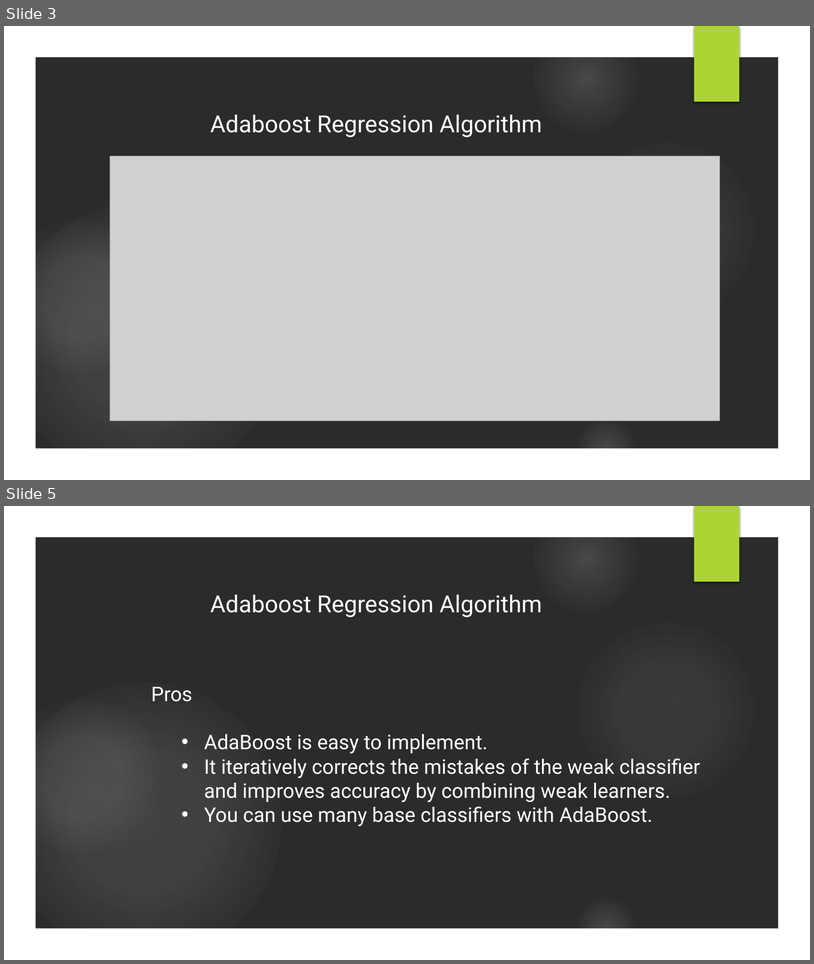
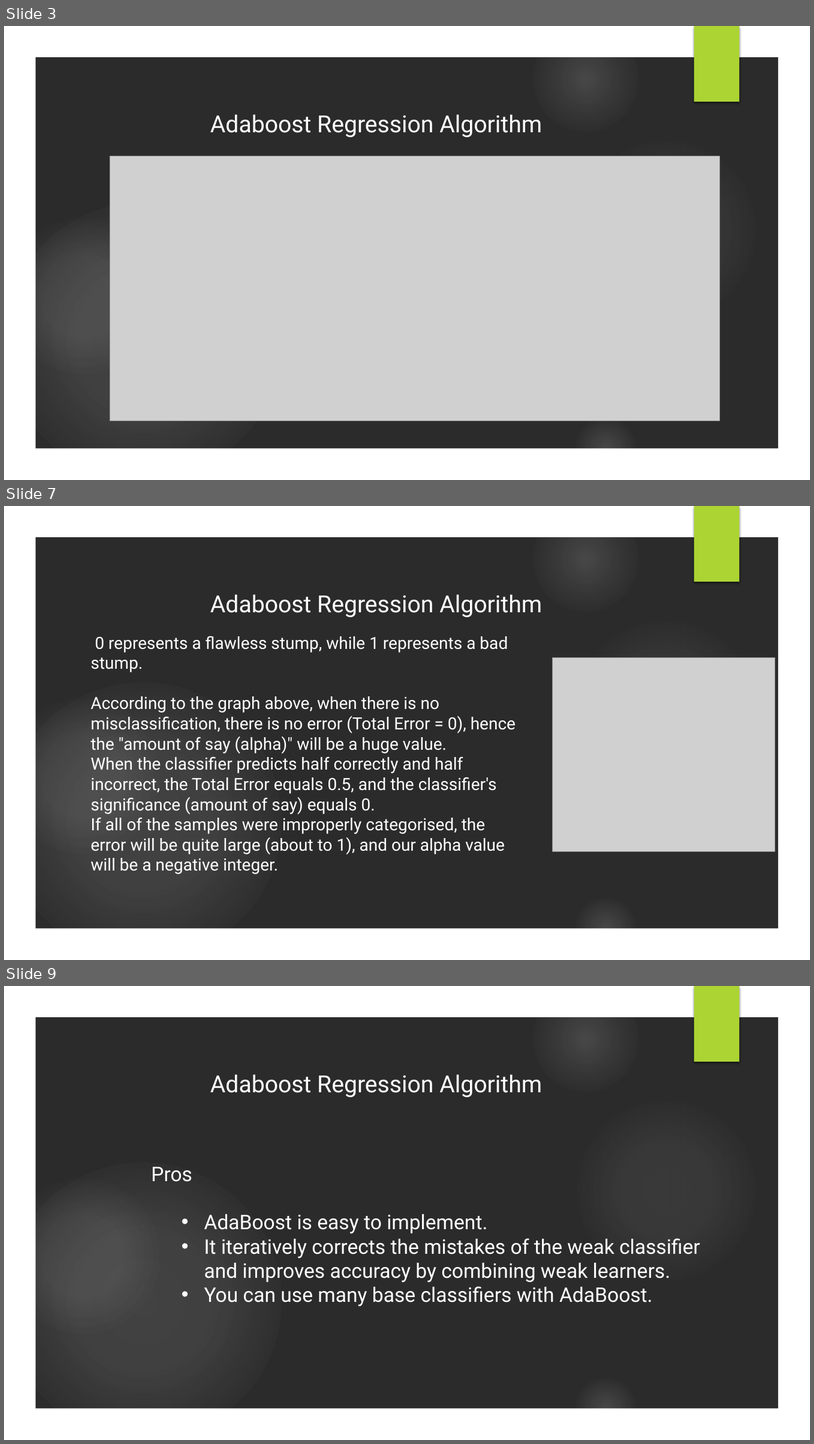
Before and after one commit to iampandiyan/AdaBoostingRegression, a slide deck: AdaBoost.pptx. Shown one above the other, each under a label of ours: slides 3 and 5 before the commit, slides 3, 7 and 9 after it; the slides between them are not shown. The pictures are 814x964 and 814x1444 pixels, drawn with LibreOffice and Linux fonts; fonts in the diff are those of the drawing; grey boxes stand for pictures; background and template pictures are left out; a plain dark background stands for a picture behind light text. Boxes give left, top, right and bottom in pixels: in the first picture for what was removed or moved away, otherwise in the second. Text is boxed around its words. In the diff, an @@ line names an element or a change of style, - is before the commit and + after.

```diff
--- a/AdaBoost.pptx
+++ b/AdaBoost.pptx
@@ slide 7 added at box(4, 506, 810, 960), background picture (left out); not listed: 7 template elements that a slide beside it also shows @@
@@ text added at box(210, 594, 542, 617), 28 pt, text #FFFFFF @@
+Adaboost Regression Algorithm
@@ text added at box(91, 636, 516, 874), 20 pt, text #FFFFFF @@
+0 represents a flawless stump, while 1 represents a bad stump.
+According to the graph above, when there is no misclassification, there is no error (Total Error = 0), hence the "amount of say (alpha)" will be a huge value.
+When the classifier predicts half correctly and half incorrect, the Total Error equals 0.5, and the classifier's significance (amount of say) equals 0.
+If all of the samples were improperly categorised, the error will be quite large (about to 1), and our alpha value will be a negative integer.
@@ picture added at box(552, 657, 776, 852) @@
@@ what was slide 5 is now slide 9 @@
```
Also in this commit, not shown: 1 slide changed, 3 other slides added.
